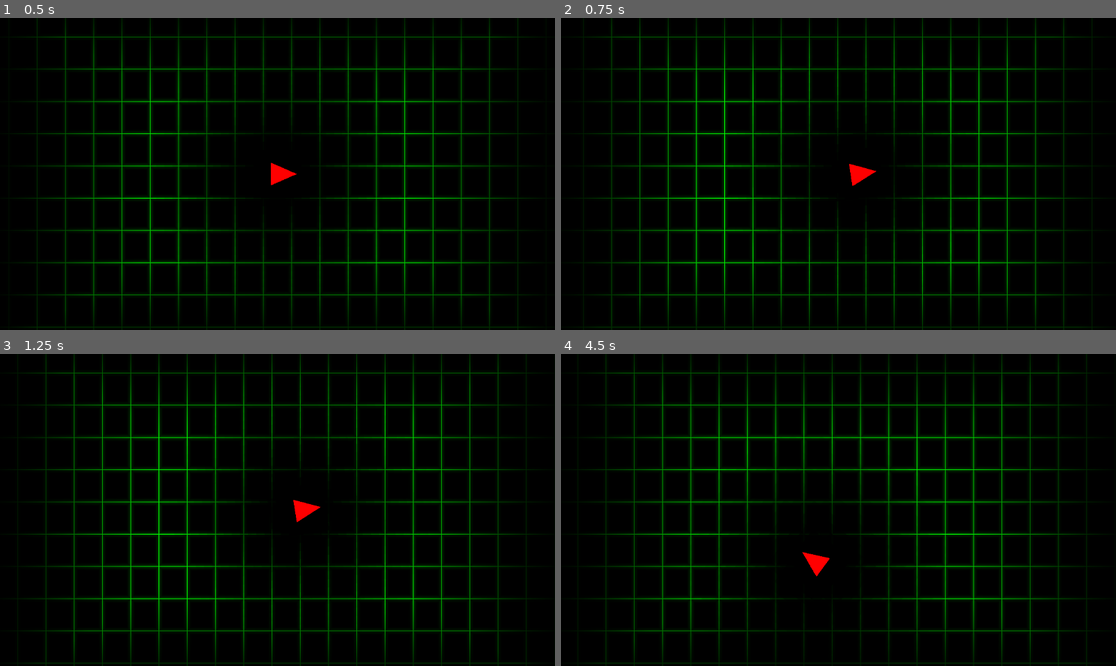
Above: before the commit, frames 1-4 (two rows, left to right).
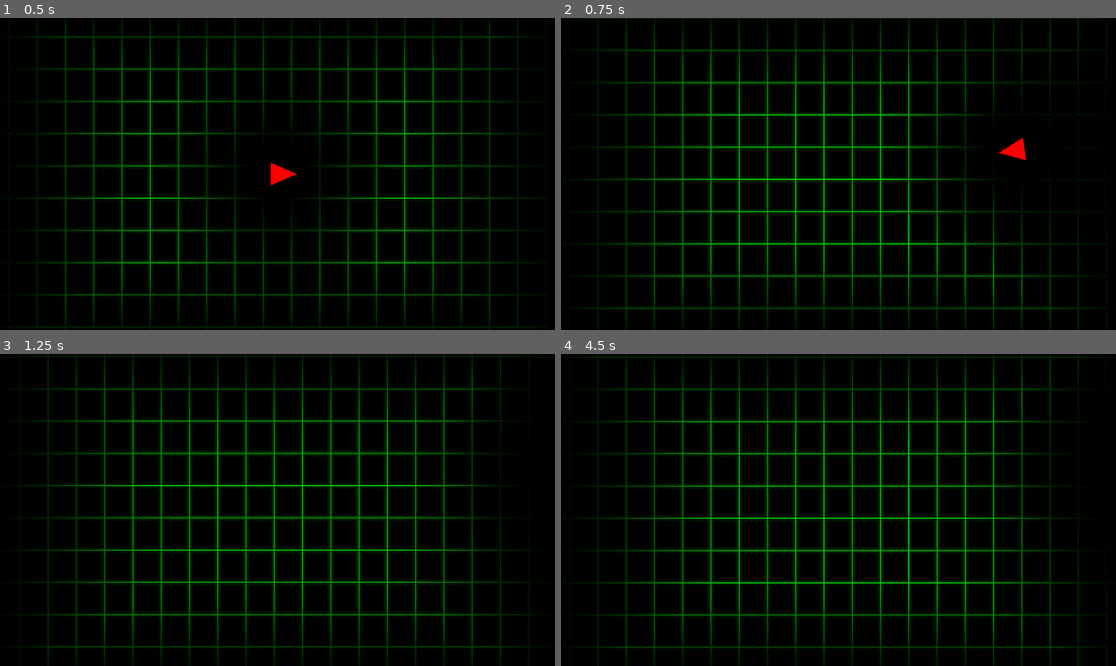
Above: after the commit, the same moments.

Repository: zt1ier/broken-code
Game: Godot game, scene res://main.tscn
Same seed, same stepped clock (60 frames per second), same inputs: the game is played once before the commit and once after it.
Inputs (mouse positions are in pixels of both pictures, inside the frame that each line leads up to):
- Up to frame 1 (0.5 s): no input
- Up to frame 2 (0.75 s): tap Enter at 0.5 s; move the mouse to (960, 158) at 0.52 s; hold D (move_right) from 0.53 s (still down); tap Shift (dash) at 0.6 s
- Up to frame 3 (1.25 s): keep holding D (move_right)
- Up to frame 4 (4.5 s): move the mouse to (727, 525) at 1.27 s; release D (move_right) at 1.28 s; hold S (move_down) 1.28-2.03 s; tap Shift (dash) every 0.75 s from 1.35 to 4.35 s; move the mouse to (894, 441) at 2.02 s; hold D (move_right) 2.03-2.78 s; move the mouse to (810, 572) at 2.77 s; hold W (move_up) 2.78-3.53 s; move the mouse to (1005, 556) at 3.52 s; hold A (move_left) from 3.53 s (still down); move the mouse to (672, 463) at 4.27 s

Frame 1 is identical in both runs. In frame 2, 19% of the frame differs, in the area x 2-98%, y 0-100%; in frame 3, 18%; in frame 4, 20%.
Error after the commit: Invalid assignment of property or key 'wait_time' with value of type 'float' on a base object of type 'null instance'. (res://scripts/player.gd:24)

Commit message:
Dash works-- HEY WHY AM I NOT USING A STATE MACHINE
Please hold.

Diff:
--- a/broken-code/scenes/player.tscn
+++ b/broken-code/scenes/player.tscn
@@ -15,7 +15,6 @@
 
 [node name="Player" type="CharacterBody2D" groups=["Player"]]
 script = ExtResource("1_3vyb7")
-triangle_draw_points = Array[Vector2]([Vector2(0, 32), Vector2(-64, 64), Vector2(64, 64)])
 
 [node name="Sprite2D" type="Sprite2D" parent="."]
 scale = Vector2(24, 24)
@@ -39,4 +38,7 @@
 [node name="DashCooldown" type="Timer" parent="."]
 one_shot = true
 
+[node name="DashDuration" type="Timer" parent="."]
+
 [connection signal="timeout" from="DashCooldown" to="." method="_on_dash_cooldown_timeout"]
+[connection signal="timeout" from="DashDuration" to="." method="_on_dash_duration_timeout"]
--- a/broken-code/scripts/player.gd
+++ b/broken-code/scripts/player.gd
@@ -3,48 +3,56 @@
 
 @export var speed: float = 400.0
 @export var dash_cooldown: float = 1.5
-@export var dash_distance: float = 1000.0
+@export var dash_speed: float = 5000.0
+@export var dash_duration: float = 0.1
 
 
-var can_dash: bool = false
-var mouse_pos: Vector2 = Vector2.ZERO
+var can_dash: bool = true
+var is_dashing: bool = false
+var dash_dir: Vector2 = Vector2.ZERO
 
 
 @onready var dash_cooldown_timer: Timer = $DashCooldown
+@onready var dash_duration_timer: Timer = $DashTimer
 
 
 func _ready() -> void:
 	if not is_in_group("Player"):
 		add_to_group("Player")
+
 	dash_cooldown_timer.wait_time = dash_cooldown
+	dash_duration_timer.wait_time = dash_duration
+
+
+func _physics_process(delta: float) -> void:
+	var mouse_pos = get_global_mouse_position()
+	look_at(mouse_pos)
+
+	if is_dashing:
+		velocity = dash_dir * dash_speed
+	else:
+		var dir := Input.get_vector("move_left", "move_right", "move_up", "move_down")
+		velocity = dir.normalized() * speed
+
+		if Input.is_action_just_pressed("dash") and can_dash:
+			start_dash(dir, mouse_pos)
+
+	move_and_slide()
+
+
+func start_dash(direction: Vector2, mouse_pos: Vector2) -> void:
+	can_dash = false
+	is_dashing = true
+
+	# dash towards mouse
+	dash_dir = (mouse_pos - global_position).normalized()
+
+	dash_duration_timer.start()
 	dash_cooldown_timer.start()
 
 
-func _physics_process(delta: float) -> void:
-	mouse_pos = get_global_mouse_position()
-	look_at(mouse_pos)
-
-	_handle_movement(delta)
-	move_and_slide()
-
-
-func _handle_movement(delta: float) -> void:
-	var direction := Input.get_vector("move_left", "move_right", "move_up", "move_down")
-	velocity = direction.normalized() * speed
-
-	if Input.is_action_just_pressed("dash") and can_dash:
-		dash(direction, delta)
-
-
-func dash(direction: Vector2, delta: float) -> void:
-	can_dash = false
-
-	if direction == Vector2.ZERO:
-		global_position = to_local(mouse_pos).normalized() * dash_distance * delta
-	else:
-		global_position = direction.normalized() * dash_distance * delta
-
-	dash_cooldown_timer.start()
+func _on_dash_duration_timeout() -> void:
+	is_dashing = false
 
 
 func _on_dash_cooldown_timeout() -> void:
